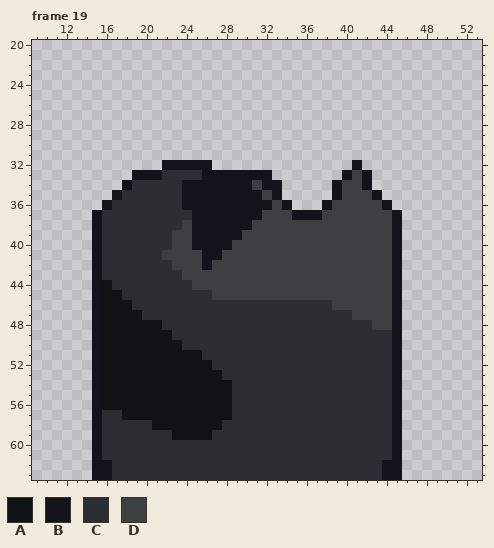
Two states of a pixel-art file, art_wip/zombie.aseprite. That is the earlier state.
64x64 pixels, 19 frames. Shown: frame 19: x 9..53, y 20..63. The commit also changed other frames, which this record leaves out.
Palette (. is transparent): A #101315  B #13131c  C #2b2f33  D #3c4043
Pixels before, frame 19, first column x 15:
32 .......BBBBB..............B....
33 ....BBBCCCCBBBBBBB.......BDB...
34 ...BCCCCCBBBBBBBDBB.....BDDB...
35 ..BCCCCCCBBBBBBBBDB.....BDDDB..
36 .BCCCCCCCBBBBBBBBBDB...BDDDDDB.
37 BCCCCCCCCCBBBBBBBDDDBBBDDDDDDDB
38 BCCCCCCCCDBBBBBBDDDDDDDDDDDDDDB
39 BCCCCCCCDDBBBBBDDDDDDDDDDDDDDDB
40 BCCCCCCCDDBBBBDDDDDDDDDDDDDDDDB
41 BCCCCCCDDDDBBDDDDDDDDDDDDDDDDDB
42 BCCCCCCCDDDBDDDDDDDDDDDDDDDDDDB
43 BCCCCCCCCDDDDDDDDDDDDDDDDDDDDDB
44 BACCCCCCCCDDDDDDDDDDDDDDDDDDDDB
45 BAACCCCCCCCCDDDDDDDDDDDDDDDDDDB
46 BAAACCCCCCCCCCCCCCCCCCCCDDDDDDB
47 BAAAACCCCCCCCCCCCCCCCCCCCCDDDDB
48 BAAAAAACCCCCCCCCCCCCCCCCCCCCDDB
49 BAAAAAAACCCCCCCCCCCCCCCCCCCCCCB
50 BAAAAAAAACCCCCCCCCCCCCCCCCCCCCB
51 BAAAAAAAAAACCCCCCCCCCCCCCCCCCCB
52 BAAAAAAAAAAACCCCCCCCCCCCCCCCCCB
53 BAAAAAAAAAAAACCCCCCCCCCCCCCCCCB
54 BAAAAAAAAAAAAACCCCCCCCCCCCCCCCB
55 BAAAAAAAAAAAAACCCCCCCCCCCCCCCCB
56 BAAAAAAAAAAAAACCCCCCCCCCCCCCCCB
57 BCCAAAAAAAAAAACCCCCCCCCCCCCCCCB
58 BCCCCCAAAAAAACCCCCCCCCCCCCCCCCB
59 BCCCCCCCAAAACCCCCCCCCCCCCCCCCCB
60 BCCCCCCCCCCCCCCCCCCCCCCCCCCCCCB
61 BCCCCCCCCCCCCCCCCCCCCCCCCCCCCCB
62 BBCCCCCCCCCCCCCCCCCCCCCCCCCCCBB
63 BBCCCCCCCCCCCCCCCCCCCCCCCCCCCBB
After:
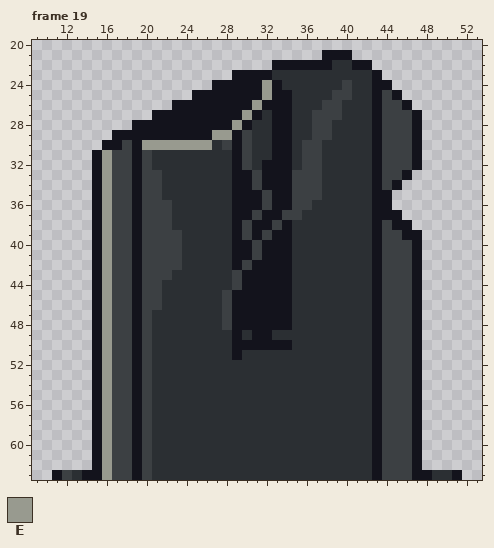
Colours new in this view: E #989a8f
The exact change:
layer "stone9" added
layer "tombstone Copy Copy" now hidden
Changed rows in their new state; - is an unchanged pixel.
Frame 19:
first column x 11:
21 ---------------------------BBB-----------
22 ----------------------BBBBBBCCBB---------
23 ------------------BBBBCCCCCCCCCCB--------
24 ----------------BBBBBEBCCCCCCDCCBB-------
25 --------------BBBBBBBEBBCCCCDDCCBDB------
26 ------------BBBBBBBBEBBBCCCDDCCCBDDB-----
27 ----------BBBBBBBBBEBCBBCCDDDCCCBDDDB----
28 --------BBBBBBBBBBEBCCBBCCDDCCCCBDDDB----
29 ------BBBBBBBBBBEEBDCCBBCCDDCCCCBDDDB----
30 -----BBDBEEEEEEECDBDCCBBCDDCCCCCBDDDB----
31 ----BEDDBDCCCCCCCCBDCCBBCDDCCCCCBDDDB----
32 ----BEDDBDCCCCCCCCBDCBBBCDDCCCCCBDDDB----
33 ----BEDD-DD----CCC--D-BBDDDCCCCCBDDB-----
34 ----BEDDBDD--CCCCC-----BDDDCCCCCBDB------
35 ----BEDDBDD--CCCCC-----BDDDCCCCC-B-------
36 ----BEDDBDDD-CCCCC---DB-DDCCCCCCB--------
37 -----EDDBDDD--CCCC--DBB-DCCCCCCCBB-------
38 -----EDDBDDD-CCCCC-DBB-BCCCCCCCCB--B-----
39 -----EDDBDDD-CCCCC--B-BBCCCCCCCCB-DBB----
40 -----EDDBDDD-CCCCCBB-BBBCCCCCCCCB-DDB----
41 -----EDDBDD--CCCCCBB-BBBCCCCCCCCB-DDB----
42 -----EDDBDDD-CCCCCB-BBBBCCCCCCCCB-DDB----
43 -----EDDBDDD-CCCCC-BBBBBCCCCCCCCB-DDB----
44 -----EDDBDD---CCCC-BBBBBCCCCCCCCB-DDB----
45 -----EDDBDD-----C-BBBBBBCCCCCCCCB-DDB----
46 -----EDDBDD------DBBBBBB----CCCCB-DDB----
47 -----EDDBD-------DBBBBBB------CCB-DDB----
48 -----EDDBDC------DBBBBBB--------B-DDB----
49 -----EDDBDCC------B-BB----------BDDDB----
50 -----EDDBDCCC-----BBBBBB--------BDDDB----
51 -----EDDBDCCCCC---B-------------BDDDB----
52 -----EDDBDCCCCCC----------------BDDDB----
53 -----EDDBDCCCCCCC---------------BDDDB----
54 -----EDDBDCCCCCCCC--------------BDDDB----
55 -----EDDBDCCCCCCCC--------------BDDDB----
56 -----EDDBDCCCCCCCC--------------BDDDB----
57 -----EDDBDCCCCCCCC--------------BDDDB----
58 -----EDDBDCCCCCCC---------------BDDDB----
59 -----EDDBD--CCCC----------------BDDDB----
60 -----EDDBD----------------------BDDDB----
61 -----EDDBD----------------------BDDDB----
62 -----EDDBD----------------------BDDDB----
63 BDCB-EDDBD----------------------BDDDBBCCB
